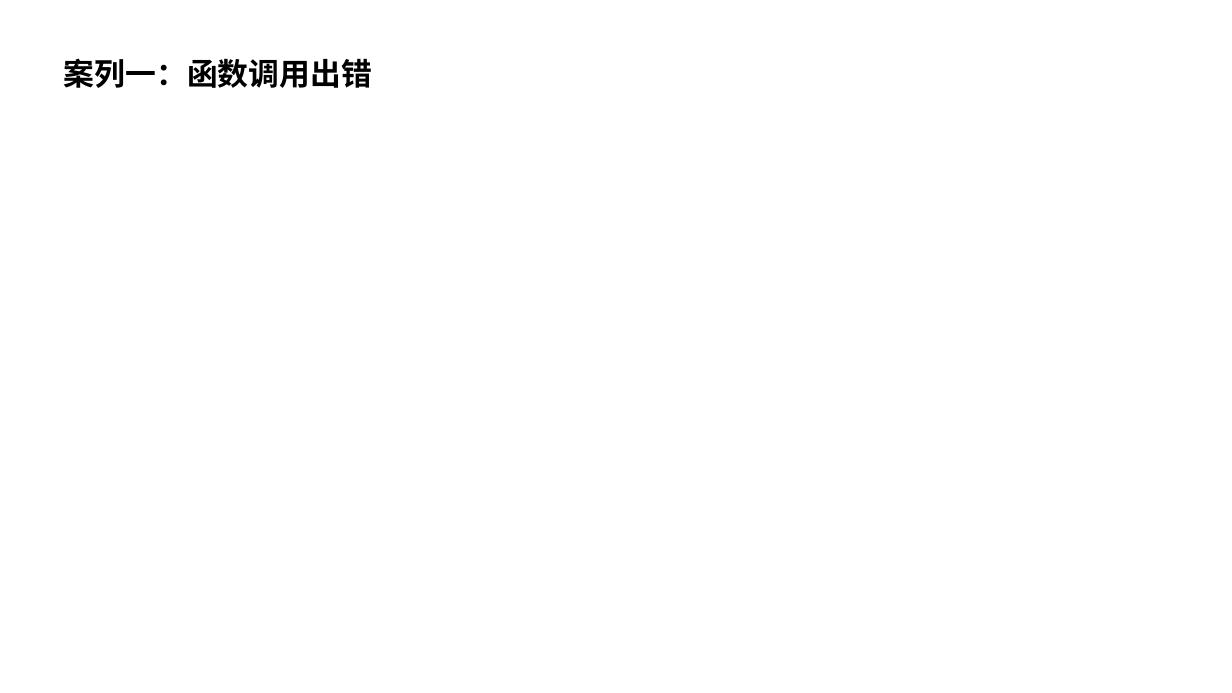
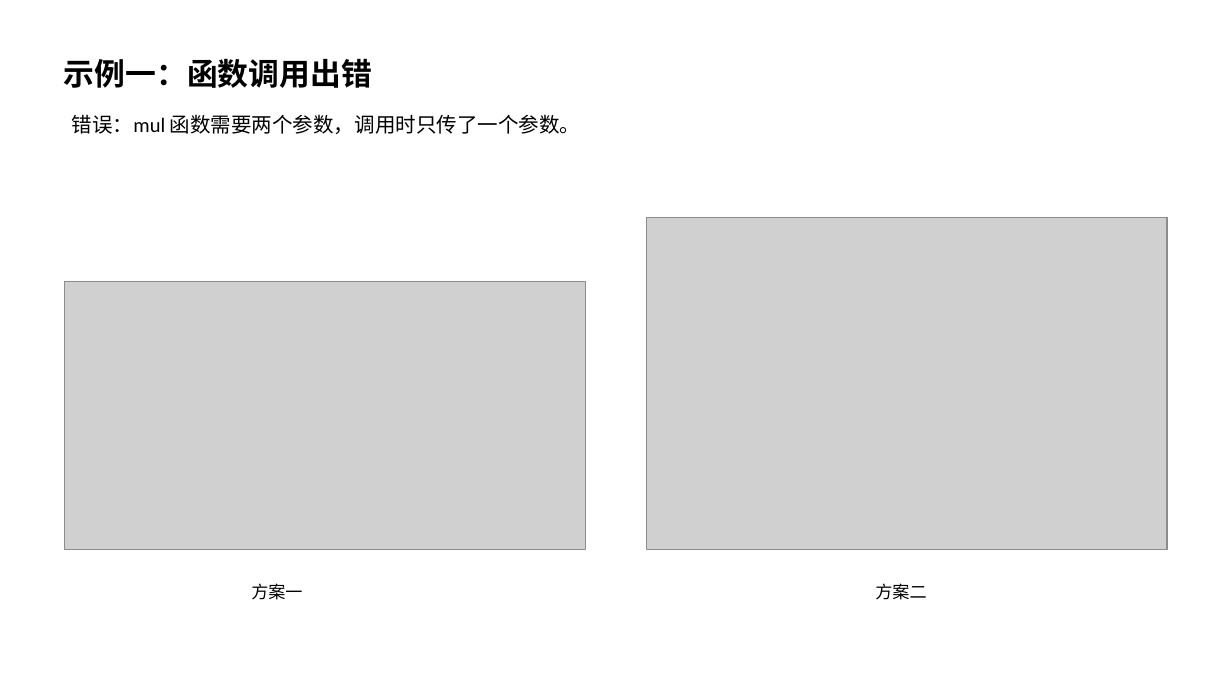
Before and after one commit to Zhenyu-Bo/Code-Assistant, a slide deck: slide 25 of report/LLM辅助的程序缺陷检测与修复.pptx (slide 24 before the commit). Drawn at 1232x693 pixels with LibreOffice and Linux fonts; fonts in the diff are those of the drawing; grey boxes stand for pictures. Boxes give left, top, right and bottom in pixels: in the first picture for what was removed or moved away, otherwise in the second. Text is boxed around its words. In the diff, an @@ line names an element or a change of style, - is before the commit and + after.

```diff
--- a/report/LLM辅助的程序缺陷检测与修复.pptx
+++ b/report/LLM辅助的程序缺陷检测与修复.pptx
@@ text at (64, 58, 372, 88): text changed @@
-案列一：函数调用出错
+示例一：函数调用出错
@@ text added at (72, 114, 580, 134), 12 pt, text #000000 @@
+错误：mul 函数需要两个参数，调用时只传了一个参数。
@@ picture added at (647, 218, 1168, 549) @@
@@ picture added at (65, 282, 586, 549) @@
@@ text added at (251, 583, 302, 600), 10 pt, text #000000 @@
+方案一
@@ text added at (875, 583, 926, 600), 10 pt, text #000000 @@
+方案二
```
Also in this commit, not shown: 1 other slide changed, 3 slides added.
